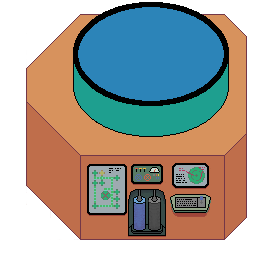
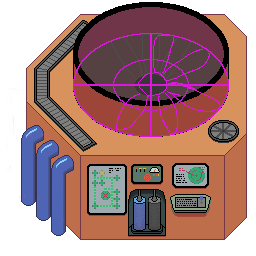
Revision of a layered 256px x 256px image; what changed, layer by layer:
showed "scratch", painted on it over [5, 14, 239, 224]
added group "pipes" with 9 layers above "front" over [18, 125, 74, 236]
added layer "pipe1_S" in group "pipes" over [56, 158, 73, 233]
added layer "pipe1_P" in group "pipes" over [48, 155, 74, 236]
added layer "pipe2_S" in group "pipes" over [41, 143, 58, 218]
added layer "pipe2_P" in group "pipes" over [33, 140, 59, 221]
added layer "pipe3_S" in group "pipes" over [26, 128, 43, 203]
added layer "pipe3_p" in group "pipes" over [18, 125, 44, 206]
added layer "pipe1" in group "pipes" over [62, 155, 73, 172]
added layer "pipe2" in group "pipes" over [47, 140, 58, 157]
added layer "pipe3" in group "pipes" over [21, 125, 43, 152]
painted on "gasBottleHoleShadow" over [129, 190, 165, 204]
added layer "ventilator" above "pipe" over [110, 34, 192, 96]
painted on "pipe" over [74, 7, 228, 136]
added layer "topAiring" above "Base" over [33, 20, 239, 152]
